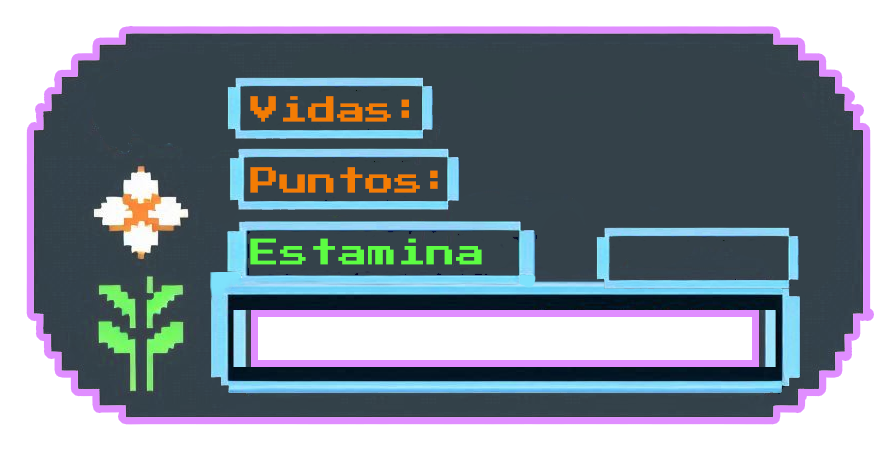
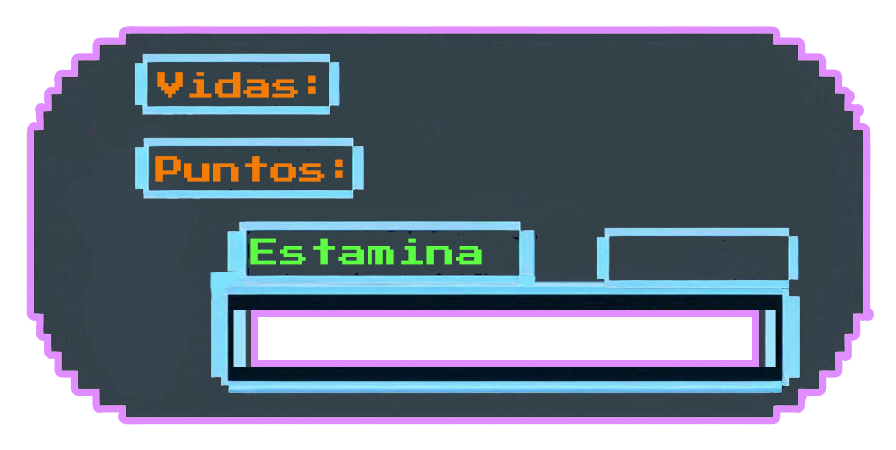
Comparing the layer stacks of the two (896, 450) images. Changes:
painted on "Puntos:" over 155, 156, 438, 193
painted on "Vidas:" over 157, 72, 409, 122
painted on "Layer 2 copy 2" over 133, 135, 460, 211
painted on "Layer 2" over 133, 53, 433, 143
painted on "Layer 1" over 65, 125, 195, 398
